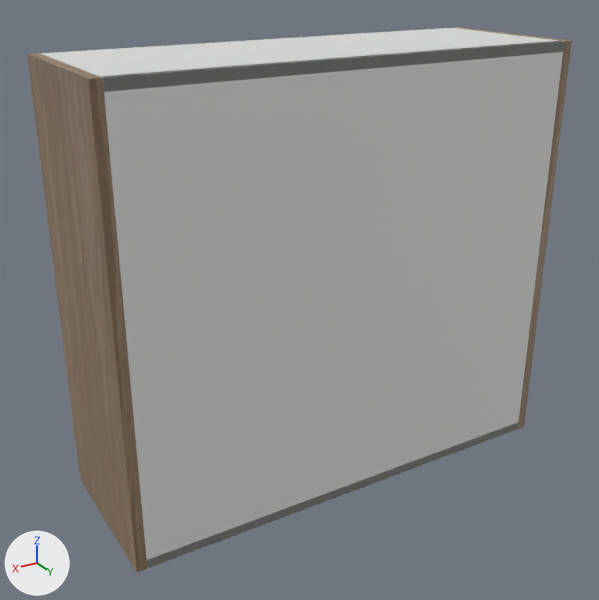
A saved change to the glTF model storefront/public/cabinet-inventory/models/oppein-pb-mnw-w3330.glb.
Before and after are seen from a 50 mm lens placed at (1.151, 1.022, 0.913), pointed at (0.451, -0.146, 0.33). Every picture has the same lights, and +X, +Y and +Z are marked at lower left. The first picture is the older version. Where no turn or scale is listed for an object, it has been applied to the vertices.

Names of what the first picture shows: 'Cabinet back', 'Cabinet bottom', 'Cabinet side', 'Cabinet side.001', 'Cabinet top' and 1 more.
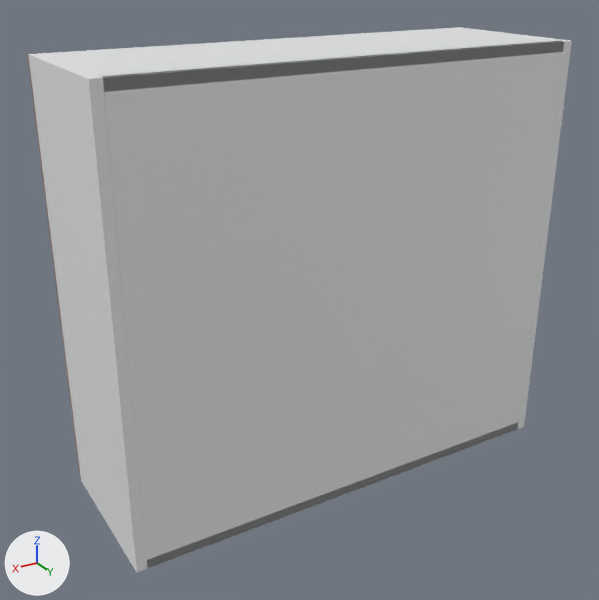
Changed parts and their boxes (x1, y1, x2, y2) in the pictures (599 x 600 px):
'Cabinet side.001', recoloured (brown to white)
    both: (28, 53, 147, 572)
'Cabinet side', recoloured
    both: (456, 27, 572, 429)

What changed in the scene script:
```text
Add mat_white_cabinet_carcass:
    mat_white_cabinet_carcass = principled_material('White cabinet carcass')
    mat_white_cabinet_carcass.base_color = (0.82, 0.83, 0.835)  # white #eaebec
    mat_white_cabinet_carcass.roughness = 0.48
Change me_cube:
    where me_cube.from_pydata(...)  # 56 vertices, 108 faces; spans x -0.009..0.009, y -0.142..0.142, z -0.381..0.381
    remove me_cube.materials.append(mat_supplier_finish___natural_wood)  # picture img_oak
    add me_cube.materials.append(mat_white_cabinet_carcass)  # white #eaebec
Change me_cube_001:
    where me_cube_001.from_pydata(...)  # 56 vertices, 108 faces; spans x -0.009..0.009, y -0.142..0.142, z -0.381..0.381
    remove me_cube_001.materials.append(mat_supplier_finish___natural_wood)  # picture img_oak
    add me_cube_001.materials.append(mat_white_cabinet_carcass)  # white #eaebec
```
